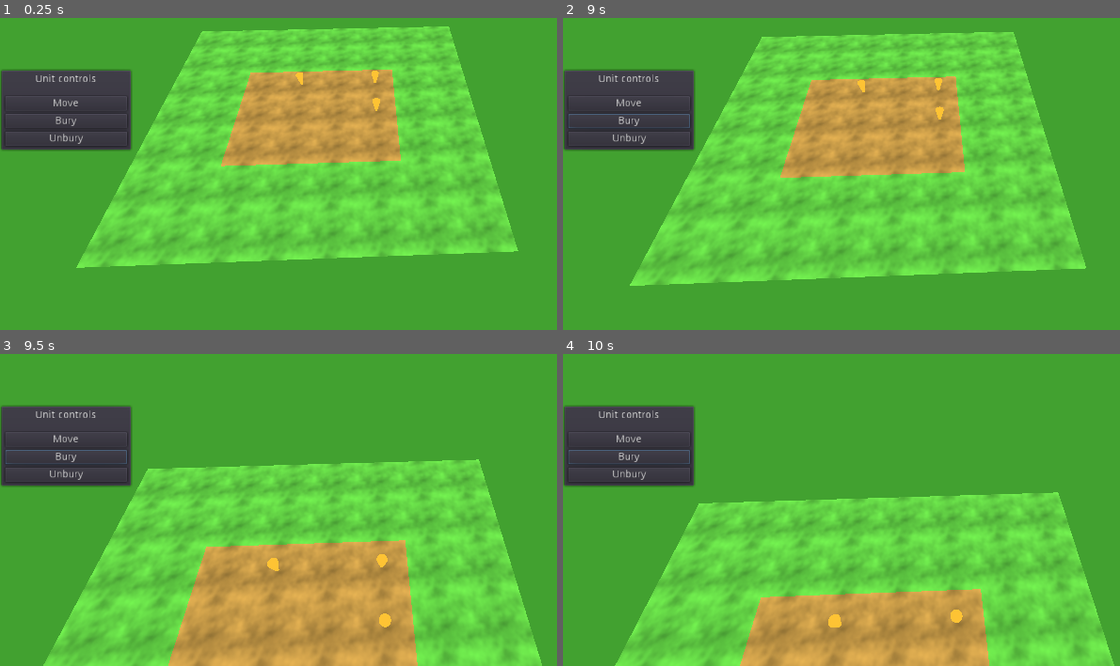
Above: before the commit, frames 1-4 (two rows, left to right).
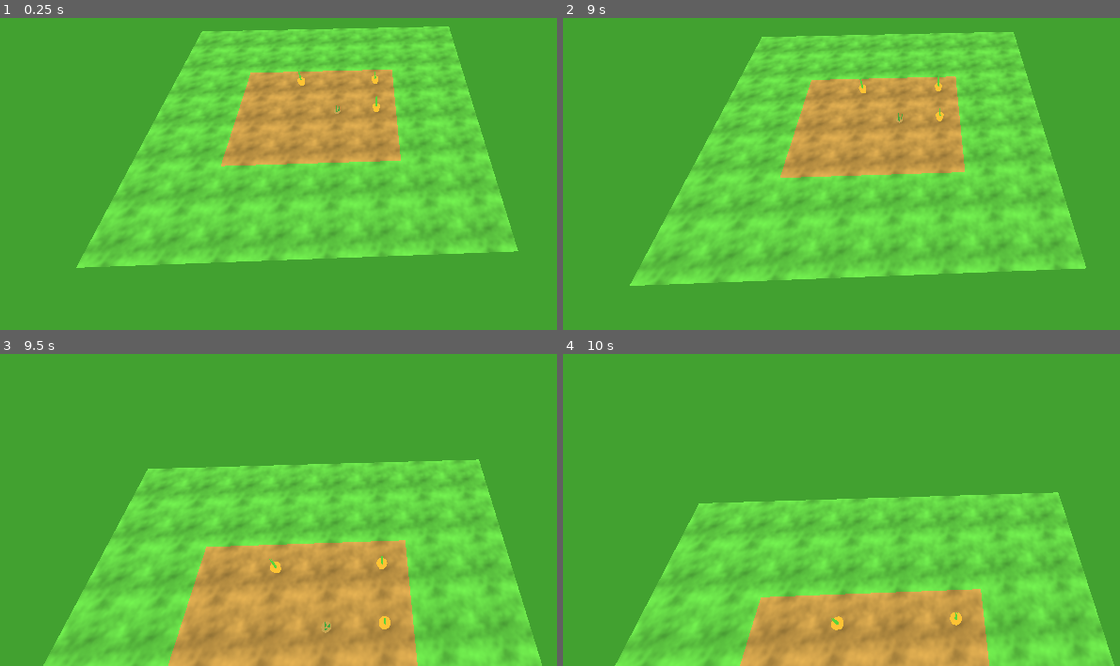
Above: after the commit, the same moments.

Repository: wingedadventurer/gwj-xii
Game: Godot game, scene res://scenes/levels/level_test.tscn
The game is run twice, just before and just after one commit, with the same random seed, the same clock (stepped at 60 frames per second) and the same inputs.
Inputs (mouse positions are in pixels of both pictures, inside the frame that each line leads up to):
- Up to frame 1 (0.25 s): no input
- Up to frame 2 (9 s): click (629, 102) at 0.5 s, where only the run before the commit has a clickable "Move"; click (629, 120) at 1.25 s, where only the run before the commit has a clickable "Bury"; click (629, 139) at 2 s, where only the run before the commit has a clickable "Unbury"; click (629, 102) at 2.75 s, where only the run before the commit has a clickable "Move"; click (629, 120) at 3.5 s, where only the run before the commit has a clickable "Bury"; click (629, 139) at 4.25 s, where only the run before the commit has a clickable "Unbury"; click (629, 102) at 5 s, where only the run before the commit has a clickable "Move"; click (629, 120) at 5.75 s, where only the run before the commit has a clickable "Bury"; click (629, 139) at 6.5 s, where only the run before the commit has a clickable "Unbury"; tap Enter at 7.25 s; move the mouse to (1103, 86) at 7.27 s; click (1103, 86) at 7.35 s; tap Space at 8 s; move the mouse to (791, 133) at 8.02 s; tap Down (camera_move_back) at 8.1 s; click (791, 133) at 8.3 s; move the mouse to (outside the picture) at 8.77 s; hold Up (camera_move_forward) from 8.78 s (still down)
- Up to frame 3 (9.5 s): keep holding Up (camera_move_forward); click (outside the picture) at 9.05 s
- Up to frame 4 (10 s): move the mouse to (902, 534) at 9.52 s; release Up (camera_move_forward) at 9.53 s; tap Left (camera_move_left) at 9.6 s; click (902, 534) at 9.8 s

The runs differ from the first frame. In frame 1, 6.2% of the frame differs, in the area x 0-69%, y 16-43%; in frame 2, 6.2%; in frame 3, 6.3%, in the area x 0-71%, y 16-90%; in frame 4, 6.2%.

Commit message:
Add potato unit; group separate unit scenes into one; add unit ui profile

Diff:
--- a/godot-project/materials/highlight_material.tres
+++ b/godot-project/materials/tile_highlight_material.tres
@@ -5,4 +5,4 @@
 flags_unshaded = true
 params_grow = true
 params_grow_amount = 0.01
-albedo_color = Color( 0.843137, 0.85098, 0, 0 )
+albedo_color = Color( 0.843137, 0.85098, 0, 0.501961 )
--- /dev/null
+++ b/godot-project/models/mesh_carrot_temp.tscn
@@ -0,0 +1,39 @@
+[gd_scene load_steps=5 format=2]
+
+[sub_resource type="CylinderMesh" id=1]
+top_radius = 0.1
+bottom_radius = 0.001
+height = 0.5
+
+[sub_resource type="SpatialMaterial" id=2]
+albedo_color = Color( 0.752941, 0.556863, 0.121569, 1 )
+
+[sub_resource type="CylinderMesh" id=3]
+top_radius = 0.001
+bottom_radius = 0.02
+height = 0.4
+
+[sub_resource type="SpatialMaterial" id=4]
+albedo_color = Color( 0.25098, 0.603922, 0.145098, 1 )
+
+[node name="mesh_carrot_temp" type="Spatial"]
+
+[node name="main" type="MeshInstance" parent="."]
+transform = Transform( 1, 0, 0, 0, 1, 0, 0, 0, 1, 0, -0.09, 0 )
+mesh = SubResource( 1 )
+material/0 = SubResource( 2 )
+
+[node name="leaf" type="MeshInstance" parent="main"]
+transform = Transform( 1, 0, 0, 0, 0.998923, -0.0463915, 0, 0.0463915, 0.998923, 0.00643051, 0.43, 0.0138046 )
+mesh = SubResource( 3 )
+material/0 = SubResource( 4 )
+
+[node name="leaf_2" type="MeshInstance" parent="main"]
+transform = Transform( -0.527709, 0.0394061, 0.848511, 0, 0.998923, -0.0463915, -0.849425, -0.0244812, -0.527141, 0.00643051, 0.43, -0.00989315 )
+mesh = SubResource( 3 )
+material/0 = SubResource( 4 )
+
+[node name="leaf_3" type="MeshInstance" parent="main"]
+transform = Transform( -0.250112, -0.0449171, -0.967175, 0, 0.998923, -0.0463915, 0.968217, -0.0116031, -0.249842, -0.00873515, 0.43, -0.00556713 )
+mesh = SubResource( 3 )
+material/0 = SubResource( 4 )
--- /dev/null
+++ b/godot-project/models/mesh_potato_temp.tscn
@@ -0,0 +1,39 @@
+[gd_scene load_steps=5 format=2]
+
+[sub_resource type="CapsuleMesh" id=1]
+radius = 0.1
+mid_height = 0.1
+radial_segments = 32
+
+[sub_resource type="SpatialMaterial" id=2]
+albedo_color = Color( 0.572549, 0.466667, 0.219608, 1 )
+
+[sub_resource type="CylinderMesh" id=3]
+top_radius = 0.001
+bottom_radius = 0.02
+height = 0.2
+
+[sub_resource type="SpatialMaterial" id=4]
+albedo_color = Color( 0.203922, 0.470588, 0.152941, 1 )
+
+[node name="mesh_potato_temp" type="Spatial"]
+
+[node name="main" type="MeshInstance" parent="."]
+transform = Transform( 1, 0, 0, 0, -4.37114e-008, 1, 0, -1, -4.37114e-008, 0, -0.1, 0 )
+mesh = SubResource( 1 )
+material/0 = SubResource( 2 )
+
+[node name="leaf" type="MeshInstance" parent="main"]
+transform = Transform( 1, 0, 0, 0, -0.226108, -0.974102, 0, 0.974102, -0.226108, 0, -0.0650716, 0.238764 )
+mesh = SubResource( 3 )
+material/0 = SubResource( 4 )
+
+[node name="leaf_2" type="MeshInstance" parent="main"]
+transform = Transform( -0.0159243, 0.226079, 0.973979, 0.999873, 0.00360057, 0.0155119, 4.37058e-008, 0.974102, -0.226108, 0.0699834, -0.00203754, 0.238764 )
+mesh = SubResource( 3 )
+material/0 = SubResource( 4 )
+
+[node name="leaf_3" type="MeshInstance" parent="main"]
+transform = Transform( -0.999999, -0.000252122, -0.00108617, -0.00111505, 0.226108, 0.974102, -4.87404e-011, 0.974102, -0.226108, -0.00722285, 0.0287865, 0.238764 )
+mesh = SubResource( 3 )
+material/0 = SubResource( 4 )
--- a/godot-project/project.godot
+++ b/godot-project/project.godot
@@ -8,9 +8,20 @@
 
 config_version=4
 
-_global_script_classes=[  ]
+_global_script_classes=[ {
+"base": "Spatial",
+"class": "class_unit",
+"language": "GDScript",
+"path": "res://scripts/unit.gd"
+}, {
+"base": "Control",
+"class": "class_unit_ui",
+"language": "GDScript",
+"path": "res://scripts/unit_ui.gd"
+} ]
 _global_script_class_icons={
-
+"class_unit": "",
+"class_unit_ui": ""
 }
 
 [application]
@@ -18,6 +29,10 @@
 config/name="Vegetable Chess"
 run/main_scene="res://scenes/levels/level_test.tscn"
 config/icon="res://icon.png"
+
+[debug]
+
+gdscript/warnings/unused_argument=false
 
 [input]
 
@@ -70,4 +85,4 @@
 
 [rendering]
 
-environment/default_environment="res://environments/default_env.tres"
+environment/default_environment="res://environments/default_environment.tres"
--- a/godot-project/scenes/level.tscn
+++ b/godot-project/scenes/level.tscn
@@ -12,3 +12,8 @@
 __meta__ = {
 "_edit_lock_": true
 }
+
+[node name="units" type="Spatial" parent="."]
+__meta__ = {
+"_edit_lock_": true
+}
--- a/godot-project/scenes/levels/level_test.tscn
+++ b/godot-project/scenes/levels/level_test.tscn
@@ -3,10 +3,10 @@
 [ext_resource path="res://scenes/level.tscn" type="PackedScene" id=1]
 [ext_resource path="res://scenes/tiles/tile_dirt.tscn" type="PackedScene" id=2]
 [ext_resource path="res://scenes/tiles/tile_grass.tscn" type="PackedScene" id=3]
-[ext_resource path="res://scenes/ui/game_ui.tscn" type="PackedScene" id=4]
-[ext_resource path="res://scenes/vegetable_units/carrot_unit.tscn" type="PackedScene" id=5]
-
-[node name="level" instance=ExtResource( 1 )]
+[ext_resource path="res://scenes/unit.tscn" type="PackedScene" id=4]
+[ext_resource path="res://scenes/ui/game_ui.tscn" type="PackedScene" id=5]
+
+[node name="level" index="0" instance=ExtResource( 1 )]
 
 [node name="tiles" parent="." index="0"]
 editor/display_folded = true
@@ -181,20 +181,21 @@
 [node name="tile_grass_40" parent="tiles" index="56" instance=ExtResource( 3 )]
 transform = Transform( 1, 0, 0, 0, 1, 0, 0, 0, 1, 2, 0, 2 )
 
-[node name="canvas_layer" type="CanvasLayer" parent="." index="1"]
-
-[node name="game_ui" parent="canvas_layer" index="0" instance=ExtResource( 4 )]
-
-[node name="carrot_unit" parent="." index="2" groups=[
-"selectable",
-] instance=ExtResource( 5 )]
-
-[node name="carrot_unit_2" parent="." index="3" groups=[
-"selectable",
-] instance=ExtResource( 5 )]
+[node name="unit" parent="units" index="0" instance=ExtResource( 4 )]
+unit_type = 1
+
+[node name="unit_2" parent="units" index="1" instance=ExtResource( 4 )]
 transform = Transform( 1, 0, 0, 0, 1, 0, 0, 0, 1, 0, 0, -1 )
-
-[node name="carrot_unit_3" parent="." index="4" groups=[
-"selectable",
-] instance=ExtResource( 5 )]
+unit_type = 1
+
+[node name="unit_3" parent="units" index="2" instance=ExtResource( 4 )]
 transform = Transform( 1, 0, 0, 0, 1, 0, 0, 0, 1, -2, 0, -1 )
+unit_type = 1
+
+[node name="unit_4" parent="units" index="3" instance=ExtResource( 4 )]
+transform = Transform( 1, 0, 0, 0, 1, 0, 0, 0, 1, -1, 0, 0 )
+unit_type = 2
+
+[node name="canvas_layer" type="CanvasLayer" parent="." index="2"]
+
+[node name="game_ui" parent="canvas_layer" index="0" instance=ExtResource( 5 )]
--- a/godot-project/scenes/ui/game_ui.tscn
+++ b/godot-project/scenes/ui/game_ui.tscn
@@ -1,4 +1,6 @@
-[gd_scene format=2]
+[gd_scene load_steps=2 format=2]
+
+[ext_resource path="res://scenes/ui/unit_ui.tscn" type="PackedScene" id=1]
 
 [node name="game_ui" type="Control"]
 anchor_right = 1.0
@@ -8,54 +10,4 @@
 "_edit_lock_": true
 }
 
-[node name="unit_controls" type="Control" parent="." groups=[
-"unit_controls",
-]]
-anchor_right = 1.0
-anchor_bottom = 1.0
-mouse_filter = 2
-__meta__ = {
-"_edit_lock_": true
-}
-
-[node name="panel_container" type="PanelContainer" parent="unit_controls"]
-anchor_top = 0.5
-anchor_bottom = 0.5
-margin_top = -56.0
-margin_right = 180.0
-margin_bottom = 56.0
-
-[node name="v_box_container" type="VBoxContainer" parent="unit_controls/panel_container"]
-margin_left = 7.0
-margin_top = 7.0
-margin_right = 173.0
-margin_bottom = 105.0
-custom_constants/separation = 16
-
-[node name="label" type="Label" parent="unit_controls/panel_container/v_box_container"]
-margin_right = 166.0
-margin_bottom = 14.0
-text = "Unit controls"
-align = 1
-
-[node name="v_box_container" type="VBoxContainer" parent="unit_controls/panel_container/v_box_container"]
-margin_top = 30.0
-margin_right = 166.0
-margin_bottom = 98.0
-
-[node name="button_move" type="Button" parent="unit_controls/panel_container/v_box_container/v_box_container"]
-margin_right = 166.0
-margin_bottom = 20.0
-text = "Move"
-
-[node name="button_bury" type="Button" parent="unit_controls/panel_container/v_box_container/v_box_container"]
-margin_top = 24.0
-margin_right = 166.0
-margin_bottom = 44.0
-text = "Bury"
-
-[node name="button_unbury" type="Button" parent="unit_controls/panel_container/v_box_container/v_box_container"]
-margin_top = 48.0
-margin_right = 166.0
-margin_bottom = 68.0
-text = "Unbury"
+[node name="unit_ui" parent="." instance=ExtResource( 1 )]
--- /dev/null
+++ b/godot-project/scenes/ui/unit_ui.tscn
@@ -0,0 +1,88 @@
+[gd_scene load_steps=3 format=2]
+
+[ext_resource path="res://scripts/unit_ui.gd" type="Script" id=1]
+[ext_resource path="res://textures/unit_profiles/profile_empty.png" type="Texture" id=2]
+
+[node name="unit_ui" type="Control" groups=[
+"unit_ui",
+"unit_controls",
+]]
+anchor_right = 1.0
+anchor_bottom = 1.0
+mouse_filter = 2
+script = ExtResource( 1 )
+__meta__ = {
+"_edit_lock_": true
+}
+
+[node name="vb" type="VBoxContainer" parent="."]
+anchor_bottom = 1.0
+margin_right = 141.0
+
+[node name="p" type="PanelContainer" parent="vb"]
+margin_right = 142.0
+margin_bottom = 160.0
+
+[node name="vb" type="VBoxContainer" parent="vb/p"]
+margin_left = 7.0
+margin_top = 7.0
+margin_right = 135.0
+margin_bottom = 153.0
+
+[node name="unit_name" type="Label" parent="vb/p/vb"]
+margin_right = 128.0
+margin_bottom = 14.0
+text = "Carrot"
+align = 1
+
+[node name="unit_profile" type="TextureRect" parent="vb/p/vb"]
+margin_top = 18.0
+margin_right = 128.0
+margin_bottom = 146.0
+texture = ExtResource( 2 )
+
+[node name="p_2" type="PanelContainer" parent="vb"]
+margin_top = 164.0
+margin_right = 142.0
+margin_bottom = 300.0
+
+[node name="vb" type="VBoxContainer" parent="vb/p_2"]
+margin_left = 7.0
+margin_top = 7.0
+margin_right = 135.0
+margin_bottom = 129.0
+custom_constants/separation = 16
+
+[node name="label" type="Label" parent="vb/p_2/vb"]
+margin_right = 128.0
+margin_bottom = 14.0
+text = "Unit controls"
+align = 1
+
+[node name="vb" type="VBoxContainer" parent="vb/p_2/vb"]
+margin_top = 30.0
+margin_right = 128.0
+margin_bottom = 122.0
+
+[node name="button_move" type="Button" parent="vb/p_2/vb/vb"]
+margin_right = 128.0
+margin_bottom = 20.0
+text = "Move"
+
+[node name="button_bury" type="Button" parent="vb/p_2/vb/vb"]
+margin_top = 24.0
+margin_right = 128.0
+margin_bottom = 44.0
+text = "Bury"
+
+[node name="button_unbury" type="Button" parent="vb/p_2/vb/vb"]
+margin_top = 48.0
+margin_right = 128.0
+margin_bottom = 68.0
+text = "Unbury"
+
+[node name="button_fire_signal" type="Button" parent="vb/p_2/vb/vb"]
+margin_top = 72.0
+margin_right = 128.0
+margin_bottom = 92.0
+text = "Fire Signal"
--- a/godot-project/scenes/vegetable_unit.tscn
+++ b/godot-project/scenes/unit.tscn
@@ -1,13 +1,15 @@
-[gd_scene load_steps=7 format=2]
+[gd_scene load_steps=9 format=2]
 
-[ext_resource path="res://scripts/vegetable_unit.gd" type="Script" id=1]
+[ext_resource path="res://scripts/unit.gd" type="Script" id=1]
 [ext_resource path="res://textures/unit_highlight_circle.png" type="Texture" id=2]
 [ext_resource path="res://scripts/select_highlight.gd" type="Script" id=3]
+[ext_resource path="res://models/mesh_carrot_temp.tscn" type="PackedScene" id=4]
+[ext_resource path="res://models/mesh_potato_temp.tscn" type="PackedScene" id=5]
 
 [sub_resource type="BoxShape" id=1]
 extents = Vector3( 0.2, 0.1, 0.2 )
 
-[sub_resource type="SpatialMaterial" id=3]
+[sub_resource type="SpatialMaterial" id=2]
 flags_transparent = true
 flags_unshaded = true
 params_grow = true
@@ -15,10 +17,10 @@
 albedo_color = Color( 0.988235, 0.980392, 0.0431373, 1 )
 albedo_texture = ExtResource( 2 )
 
-[sub_resource type="PlaneMesh" id=2]
+[sub_resource type="PlaneMesh" id=3]
 size = Vector2( 1, 1 )
 
-[node name="vegetable_unit" type="Spatial" groups=[
+[node name="unit" type="Spatial" groups=[
 "unit",
 ]]
 script = ExtResource( 1 )
@@ -31,9 +33,15 @@
 
 [node name="select_highlight" type="MeshInstance" parent="."]
 visible = false
-material_override = SubResource( 3 )
-mesh = SubResource( 2 )
+material_override = SubResource( 2 )
+mesh = SubResource( 3 )
 material/0 = null
 script = ExtResource( 3 )
+
+[node name="mesh_carrot_temp" parent="." instance=ExtResource( 4 )]
+visible = false
+
+[node name="mesh_potato_temp" parent="." instance=ExtResource( 5 )]
+visible = false
 [connection signal="mouse_entered" from="mouse_detect_area" to="." method="_on_mouse_detect_area_mouse_entered"]
 [connection signal="mouse_exited" from="mouse_detect_area" to="." method="_on_mouse_detect_area_mouse_exited"]
--- a/godot-project/scenes/vegetable_units/carrot_unit.tscn
+++ /dev/null
@@ -1,33 +0,0 @@
-[gd_scene load_steps=7 format=2]
-
-[ext_resource path="res://scenes/vegetable_unit.tscn" type="PackedScene" id=1]
-[ext_resource path="res://scripts/carrot_unit.gd" type="Script" id=2]
-[ext_resource path="res://textures/unit_highlight_circle.png" type="Texture" id=3]
-
-[sub_resource type="SpatialMaterial" id=3]
-flags_transparent = true
-flags_unshaded = true
-params_grow = true
-params_grow_amount = 0.01
-albedo_color = Color( 0.988235, 0.980392, 0.0431373, 1 )
-albedo_texture = ExtResource( 3 )
-
-[sub_resource type="CylinderMesh" id=1]
-top_radius = 0.1
-bottom_radius = 0.001
-height = 0.5
-
-[sub_resource type="SpatialMaterial" id=2]
-albedo_color = Color( 0.752941, 0.556863, 0.121569, 1 )
-
-[node name="carrot_unit" instance=ExtResource( 1 )]
-script = ExtResource( 2 )
-
-[node name="select_highlight" parent="." index="1"]
-visible = true
-material_override = SubResource( 3 )
-
-[node name="mesh_temp" type="MeshInstance" parent="." index="2"]
-transform = Transform( 1, 0, 0, 0, 1, 0, 0, 0, 1, 0, 0.1, 0 )
-mesh = SubResource( 1 )
-material/0 = SubResource( 2 )
--- a/godot-project/scripts/carrot_unit.gd
+++ /dev/null
@@ -1 +0,0 @@
-extends "res://scripts/vegetable_unit.gd"
--- a/godot-project/scripts/vegetable_unit.gd
+++ b/godot-project/scripts/unit.gd
@@ -1,21 +1,43 @@
+tool
 extends Spatial
+class_name class_unit
 
 var selectable := true setget set_selectable
 var selected := false setget set_selected
 
 var highlighted := false setget set_highlighted
 
+export (int, "NONE", "CARROT", "POTATO") var unit_type setget set_unit_type
+
 func _ready() -> void:
-	$select_highlight.material_override = $select_highlight.material_override.duplicate()
-	$select_highlight.visible = false
+	if Engine.editor_hint:
+		pass
+	else:
+		$select_highlight.material_override = $select_highlight.material_override.duplicate()
+		$select_highlight.visible = false
 
 func _physics_process(delta : float) -> void:
-	if Input.is_action_just_pressed("select"):
-		if highlighted:
-			if not selected:
-				select()
-#		elif selected:
-#			deselect()
+	if Engine.editor_hint:
+		pass
+	else:
+		if Input.is_action_just_pressed("select"):
+			if highlighted:
+				if not selected:
+					select()
+					for unit_ui in get_tree().get_nodes_in_group("unit_ui"):
+						unit_ui.display_unit(unit_type)
+
+func set_unit_type(value : int) -> void:
+	unit_type = value
+
+	if $mesh_carrot_temp and $mesh_potato_temp:
+		$mesh_carrot_temp.visible = false
+		$mesh_potato_temp.visible = false
+		match unit_type:
+			1:
+				$mesh_carrot_temp.visible = true
+			2:
+				$mesh_potato_temp.visible = true
 
 func set_selectable(value : bool) -> void:
 	selectable = value
@@ -34,6 +56,9 @@
 	for unit in get_tree().get_nodes_in_group("unit"):
 		unit.set_selected(false)
 		unit.set_highlighted(false)
+	for unit_ui in get_tree().get_nodes_in_group("unit_ui"):
+		unit_ui.show()
+
 	set_highlighted(false)
 	set_selected(true)
 
--- /dev/null
+++ b/godot-project/scripts/unit_ui.gd
@@ -0,0 +1,40 @@
+extends Control
+class_name class_unit_ui
+
+onready var unit_name = $vb/p/vb/unit_name
+onready var unit_profile = $vb/p/vb/unit_profile
+onready var button_move = $vb/p_2/vb/vb/button_move
+onready var button_bury = $vb/p_2/vb/vb/button_bury
+onready var button_unbury = $vb/p_2/vb/vb/button_unbury
+onready var button_fire_signal = $vb/p_2/vb/vb/button_fire_signal
+
+var unit_profiles := {
+	UNIT_NONE: preload("res://textures/unit_profiles/profile_empty.png"),
+	UNIT_CARROT: preload("res://textures/unit_profiles/profile_carrot.png"),
+	UNIT_POTATO: preload("res://textures/unit_profiles/profile_potato.png"),
+}
+
+var unit_names := {
+	UNIT_NONE: "None",
+	UNIT_CARROT: "Carrot",
+	UNIT_POTATO: "Potato",
+}
+
+const UNIT_NONE := 0
+const UNIT_CARROT := 1
+const UNIT_POTATO := 2
+
+func display_unit(unit_type : int) -> void:
+	show()
+	unit_name.text = unit_names[unit_type]
+	unit_profile.texture = unit_profiles[unit_type]
+
+func _ready() -> void:
+	disable_all()
+	hide()
+
+func disable_all() -> void:
+	button_move.disabled = true
+	button_bury.disabled = true
+	button_unbury.disabled = true
+	button_fire_signal.disabled = true
Renamed: godot-project/environments/default_env.tres -> godot-project/environments/default_environment.tres
Binary file added: godot-project/textures/unit_profiles/profile_carrot.png
Not shown, added: godot-project/textures/unit_profiles/profile_carrot.png.import
Binary file added: godot-project/textures/unit_profiles/profile_empty.png
Not shown, added: godot-project/textures/unit_profiles/profile_empty.png.import
Binary file added: godot-project/textures/unit_profiles/profile_potato.png
Not shown, added: godot-project/textures/unit_profiles/profile_potato.png.import
